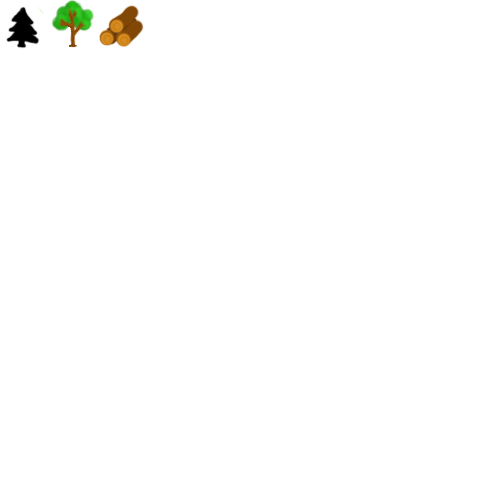
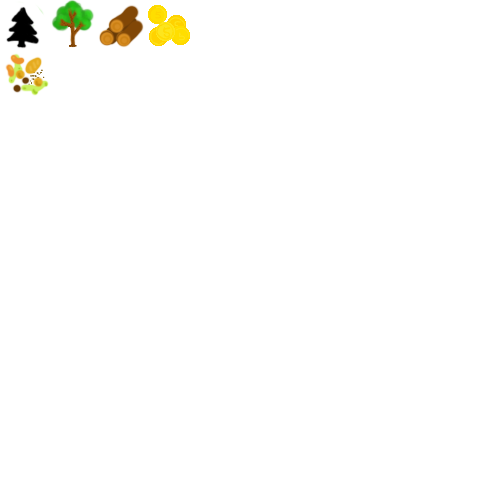
Layers edited between the first and the second 480 x 480 image:
renamed "icons" to "Layer 1", painted on it over [5, 5, 190, 96]
